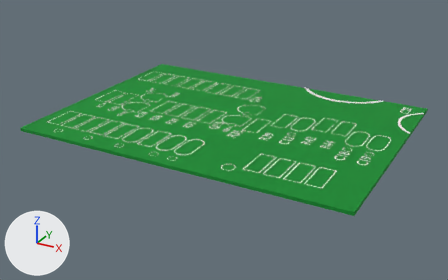
An edit to the glTF model public/ecb-components/ecb_board.gltf, drawn before and after from the same camera.
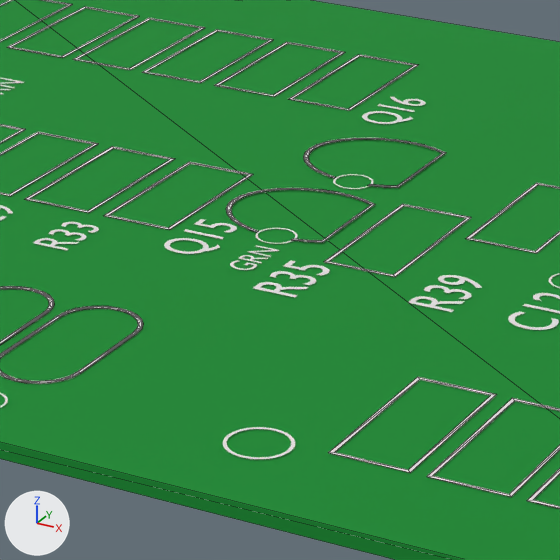
There are two pictures of each version: one whole from a 50 mm camera at (0.3115, -0.5616, 0.2539) aimed at (0.0093, -0.0121, -0.0208), one close up on the part from 39% to 65% of the width and 27% to 68% of the height. The lights are fixed; the arrows at lower left show +X, +Y and +Z. The close-ups show mesh edges as thin lines. Where no turn or scale is listed for an object, it has been applied to the vertices.

The first close-up shows 'Cube.002', 'Cylinder.005', 'R_rect.006', 'R_rect.007', 'R_rect.015', 'R_rect.016', 'Text.012', 'board'.
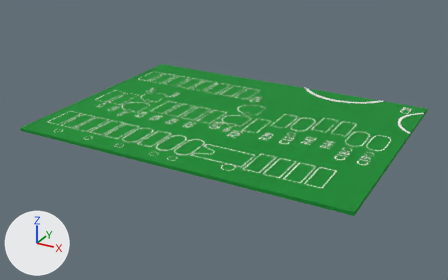
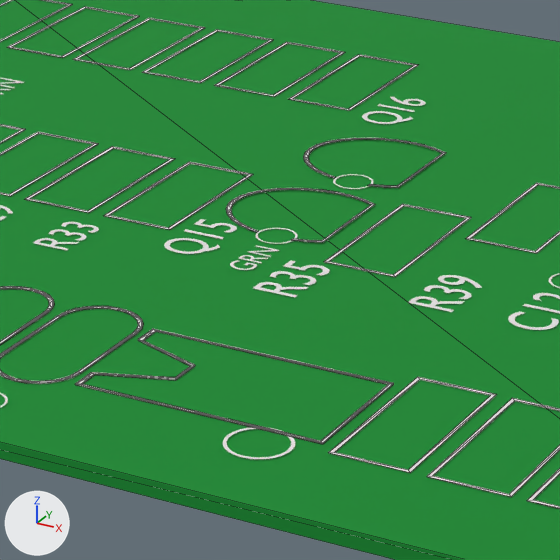
The edits, one by one:
Mesh me_cube_027 is new.
It has 60 vertices, 120 faces and spans x -0.0271..0.0271, y -0.0151..0.0151, z -0.0001..0.0001.
It uses material mat_white (white #e7e7e7).
Object 'Cube.003' (ob_cube_003) is new; it shows me_cube_027.
Its location is (0.0513, -0.0898, 0.002).

Location of each change, (x1, y1, x2, y2) in pixels of the close-ups (560 x 560 px):
'Cube.003', added: after (75, 329, 394, 444)
